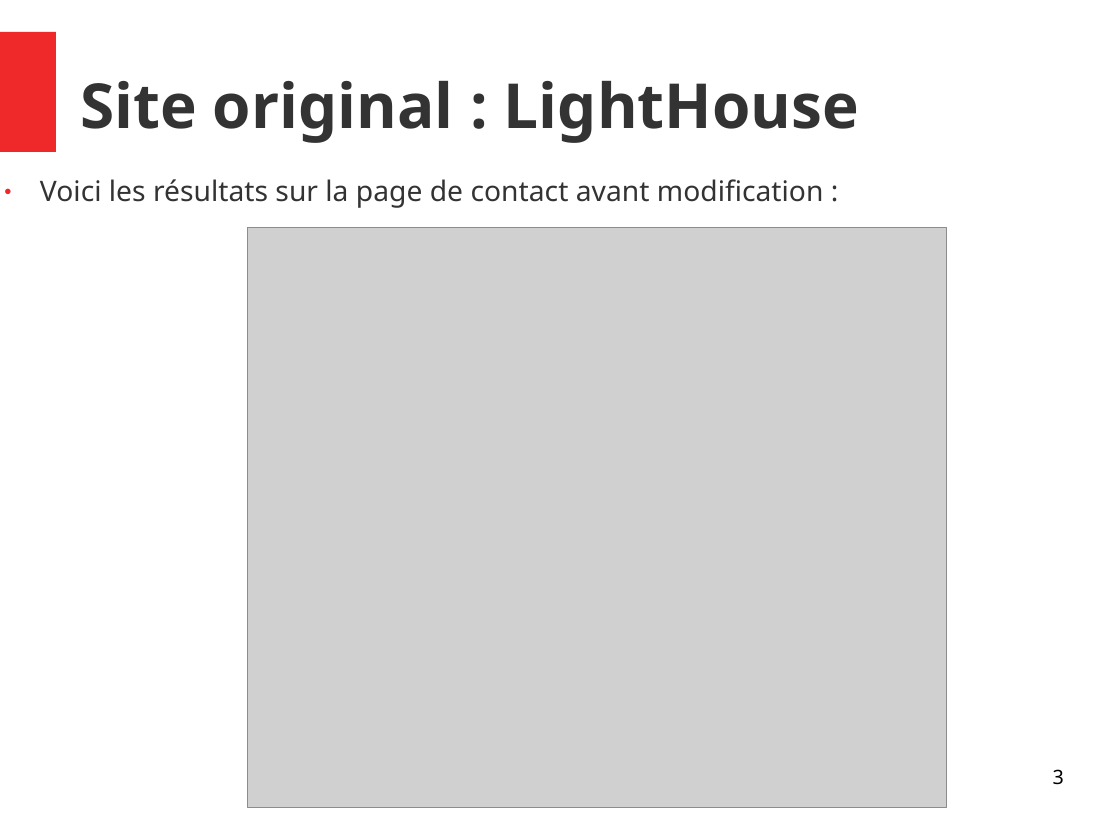
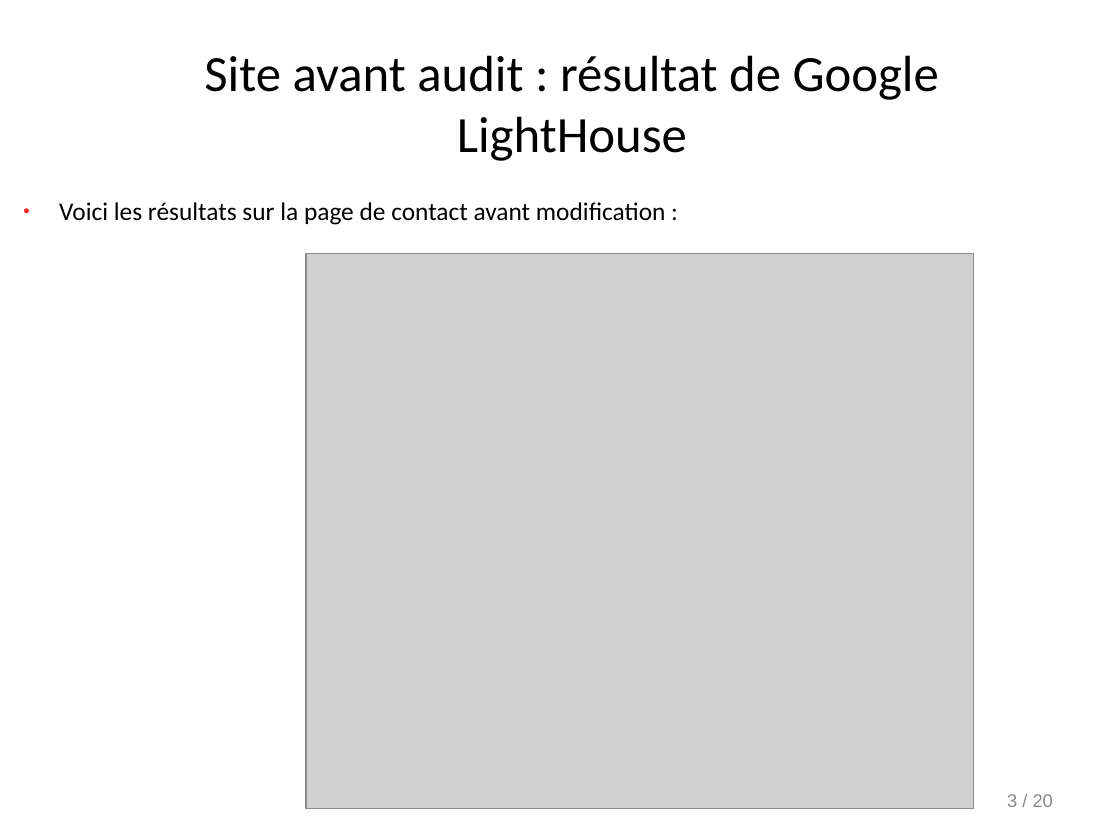
Before and after one commit to Doppler123/OPC_P4_La_Panthere, a slide deck: slide 3 of audit/Rapport.odp. Drawn at 1120x840 pixels with LibreOffice and Linux fonts; fonts in the diff are those of the drawing; grey boxes stand for pictures. Boxes give left, top, right and bottom in pixels: in the first picture for what was removed or moved away, otherwise in the second. Text is boxed around its words. In the diff, an @@ line names an element or a change of style, - is before the commit and + after.

Commit message:
improvement of the audit slides

```diff
--- a/audit/Rapport.odp
+++ b/audit/Rapport.odp
@@ rectangle removed at (x1=0, y1=32, x2=56, y2=151) @@
@@ title at (x1=204, y1=55, x2=939, y2=161): text changed; size 44 to 36 pt; font Noto Sans to Calibri; text colour #333333 to #000000; bold off @@
-Site original : LightHouse
+Site avant audit : résultat de Google LightHouse
@@ text "Voici les résultats sur la ..." moved from (x1=40, y1=179, x2=824, y2=208) to (x1=59, y1=202, x2=666, y2=225) @@
@@ text "Voici les résultats sur la ..." at (x1=59, y1=202, x2=666, y2=225): size 20 to 18 pt, font Noto Sans to Calibri, text colour #333333 to #000000; less space between paragraphs @@
@@ picture resized from (x1=248, y1=228, x2=947, y2=809) to (x1=306, y1=253, x2=974, y2=808) @@
@@ page number at (x1=1007, y1=794, x2=1053, y2=807): vertical alignment top to middle @@
@@ page number at (x1=1007, y1=794, x2=1053, y2=807): text changed; size 14 to 13 pt; font Noto Sans to Arial; text colour #000000 to #898989 @@
-3
+3 / 20
```
Also in this commit, not shown: 19 other slides changed, 1 other file.
